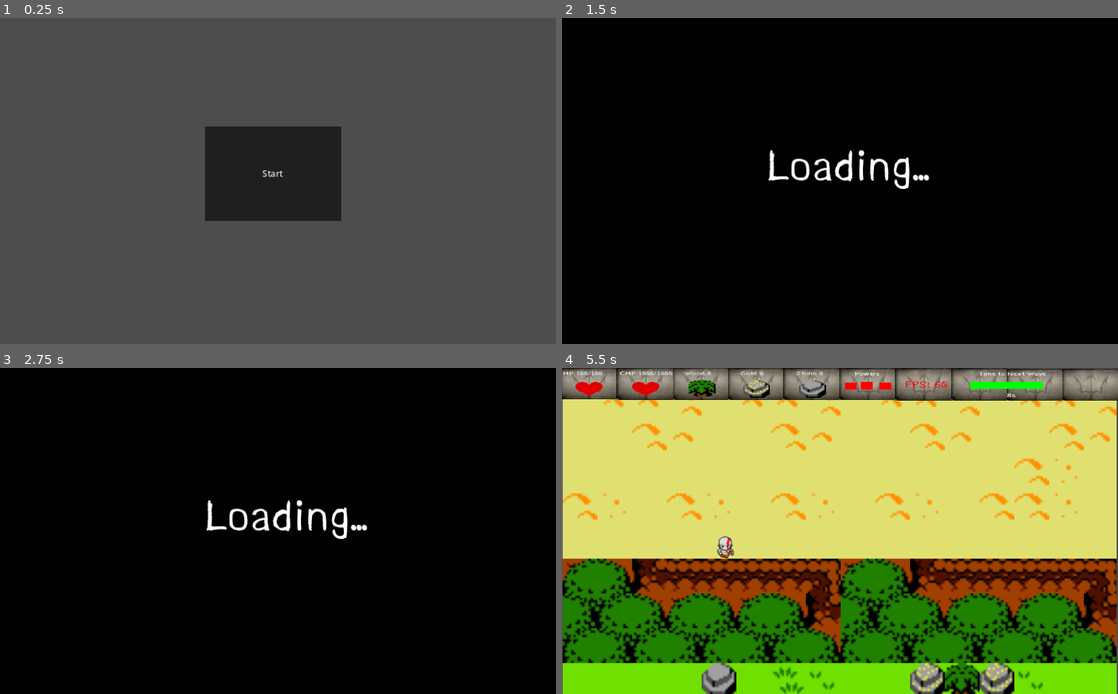
Above: before the commit, frames 1-4 (two rows, left to right).
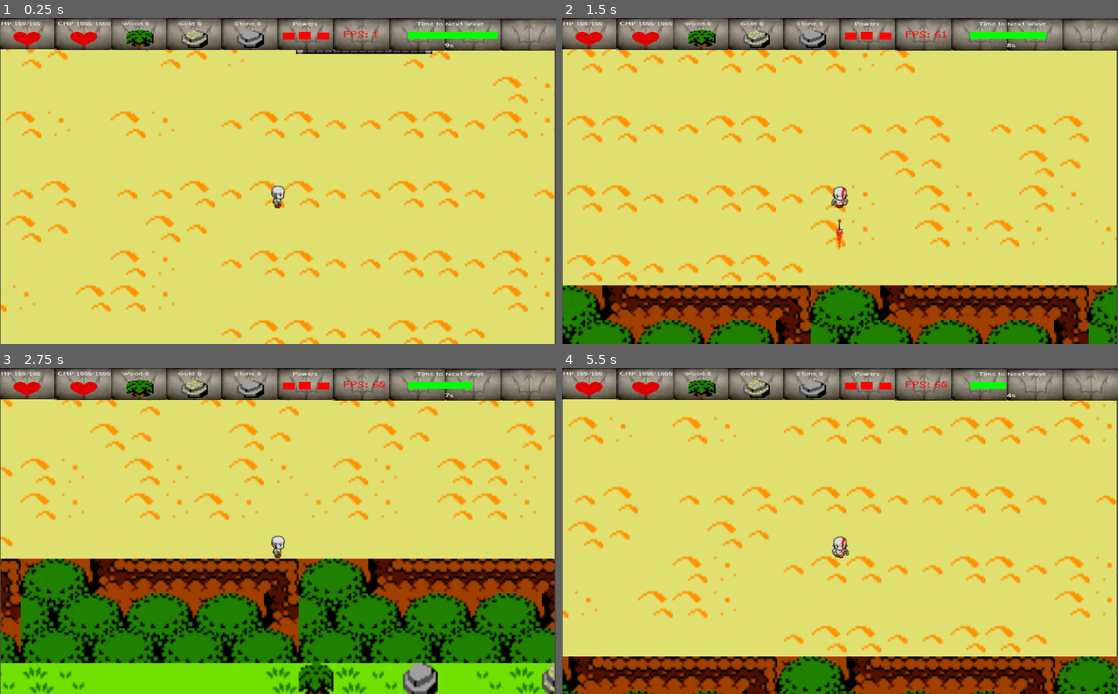
Above: after the commit, the same moments.

Repository: Christian2019/ProjetoAtenas
Game: Godot game, scene res://Scenes/MainScenes/Game_ViewPort.tscn
The game is run twice, just before and just after one commit, with the same random seed, the same clock (stepped at 60 frames per second) and the same inputs. Before the commit the project starts from res://Scenes/MainScenes/Menu.tscn. The engine's default icon, where the game draws it, is replaced by a stand-in: a white triangle on a blue panel in a dark square. Video files are missing from this copy of the repository; at most half a second of black plays in their place. Sound files missing from this copy of the repository are replaced by a short silence.
Inputs (mouse positions are in pixels of both pictures, inside the frame that each line leads up to):
- Up to frame 1 (0.25 s): no input
- Up to frame 2 (1.5 s): tap Enter at 0.5 s; move the mouse to (962, 164) at 0.52 s; hold Right (Move_Right) 0.53-1.28 s; tap Space (Select) at 0.6 s; click (962, 164) at 0.67 s; move the mouse to (728, 197) at 1.27 s; hold Down (Move_Down) from 1.28 s (still down); tap Q (Attack1) at 1.35 s
- Up to frame 3 (2.75 s): tap Space (Select) at 1.55, 2.3 s; move the mouse to (333, 459) at 2.02 s; release Down (Move_Down) at 2.03 s; hold Right (Move_Right) from 2.03 s (still down); tap W (Attack2) at 2.1 s
- Up to frame 4 (5.5 s): move the mouse to (812, 596) at 2.77 s; release Right (Move_Right) at 2.78 s; hold Up (Move_Up) 2.78-3.53 s; tap 1 (ChangeAttack1) at 2.85 s; click (812, 596) at 2.92 s; tap Space (Select) at 3.05, 3.8, 4.35, 5.3 s; move the mouse to (1006, 579) at 3.52 s; hold Left (Move_Left) 3.53-5.03 s; tap R (Dash) at 3.6 s; tap M (Mute, bound only after the commit) at 4.15 s; move the mouse to (673, 482) at 4.27 s; move the mouse to (867, 531) at 5.02 s; hold Down (Move_Down) from 5.03 s (still down); tap E (Turret) at 5.1 s; click (867, 531) at 5.17 s

The runs differ from the first frame. In frame 1, 98% of the frame differs, in the area x 0-100%, y 0-100%; in frame 2, 98%; in frame 3, 97%; in frame 4, 47%.

Commit message:
musica do templo

Diff:
--- a/Scenes/MainScenes/Game_ViewPort.tscn
+++ b/Scenes/MainScenes/Game_ViewPort.tscn
@@ -6,6 +6,10 @@
 [ext_resource type="FontFile" uid="uid://duy38o6o71nij" path="res://Assets/Fonts/Kurland.otf" id="4_xvseb"]
 [ext_resource type="Script" path="res://Scripts/FPS.gd" id="5_c2jos"]
 [ext_resource type="PackedScene" uid="uid://bqduy4u8regjo" path="res://Scenes/Temple/TempleScreen.tscn" id="6_rsejt"]
+[ext_resource type="Script" path="res://Scripts/Temple_Scripts/TempleSound.gd" id="7_qdux6"]
+[ext_resource type="AudioStream" uid="uid://ds3mklsrsnkgd" path="res://Assets/Sounds/temple.mp3" id="8_2m48l"]
+[ext_resource type="AudioStream" uid="uid://gtus0eflv3pn" path="res://Assets/Sounds/temple2.mp3" id="9_b71q1"]
+[ext_resource type="AudioStream" uid="uid://46o6fk67h64y" path="res://Assets/Sounds/temple3.mp3" id="10_dt5os"]
 
 [sub_resource type="LabelSettings" id="LabelSettings_4aqw1"]
 font = ExtResource("4_xvseb")
@@ -45,5 +49,19 @@
 label_settings = SubResource("LabelSettings_4aqw1")
 script = ExtResource("5_c2jos")
 
-[node name="Temple" parent="." instance=ExtResource("6_rsejt")]
+[node name="TempleNode" type="Node2D" parent="."]
+
+[node name="Temple" parent="TempleNode" instance=ExtResource("6_rsejt")]
 visible = false
+
+[node name="TempleSound" type="Node2D" parent="TempleNode"]
+script = ExtResource("7_qdux6")
+
+[node name="AudioStreamPlayer" type="AudioStreamPlayer" parent="TempleNode/TempleSound"]
+stream = ExtResource("8_2m48l")
+
+[node name="AudioStreamPlayer2" type="AudioStreamPlayer" parent="TempleNode/TempleSound"]
+stream = ExtResource("9_b71q1")
+
+[node name="AudioStreamPlayer3" type="AudioStreamPlayer" parent="TempleNode/TempleSound"]
+stream = ExtResource("10_dt5os")
--- /dev/null
+++ b/Scripts/Temple_Scripts/TempleSound.gd
@@ -0,0 +1,42 @@
+extends Node2D
+
+var playing = false
+var rng = RandomNumberGenerator.new()
+var playerMute=false
+var soundsPosition=[]
+var musicSelected=0
+
+func _ready():
+	process_mode = Node.PROCESS_MODE_ALWAYS
+	for i in range(0,get_child_count(),1):
+		soundsPosition.append(0.0)
+
+func _process(delta):
+	if (get_parent().get_node("Temple").visible and !playing and !playerMute):
+		rngMusic()
+		enableSound()
+
+	elif (!get_parent().get_node("Temple").visible and playing):
+		disableSound()
+
+	elif (get_parent().get_node("Temple").visible and Input.is_action_just_pressed("Mute")):
+		if (playing):
+			playerMute=true
+			disableSound()
+		else:
+			playerMute=false
+			enableSound()
+
+func rngMusic():
+	musicSelected = rng.randi_range(0, get_child_count()-1)
+
+
+func enableSound():
+	playing = true
+	get_child(musicSelected).play(soundsPosition[musicSelected])
+
+
+func disableSound():
+	playing = false
+	soundsPosition[musicSelected]=get_child(musicSelected).get_playback_position()
+	get_child(musicSelected).playing=false
--- a/project.godot
+++ b/project.godot
@@ -11,7 +11,7 @@
 [application]
 
 config/name="Projeto Atenas"
-run/main_scene="res://Scenes/MainScenes/Menu.tscn"
+run/main_scene="res://Scenes/MainScenes/Game_ViewPort.tscn"
 config/features=PackedStringArray("4.1")
 config/icon="res://icon.png"
 
@@ -106,6 +106,11 @@
 "events": [Object(InputEventKey,"resource_local_to_scene":false,"resource_name":"","device":-1,"window_id":0,"alt_press …(182 unchanged characters)…
 ]
 }
+Mute={
+"deadzone": 0.5,
+"events": [null, Object(InputEventKey,"resource_local_to_scene":false,"resource_name":"","device":0,"window_id":0,"alt_pressed":false,"shift_pressed":false,"ctrl_pressed":false,"meta_pressed":false,"pressed":false,"keycode":0,"physical_keycode":77,"key_label":0,"unicode":0,"echo":false,"script":null)
+]
+}
 
 [physics]
 
Not shown, added: Assets/Sounds/temple.mp3.import
Not shown, added: Assets/Sounds/temple2.mp3.import
Not shown, added: Assets/Sounds/temple3.mp3.import
Not shown: 1 places in Scenes/MainScenes/Game_ViewPort.tscn that only renumber resources
Not shown, added: Assets/Sounds/temple.mp3
Not shown, added: Assets/Sounds/temple2.mp3
Not shown, added: Assets/Sounds/temple3.mp3
